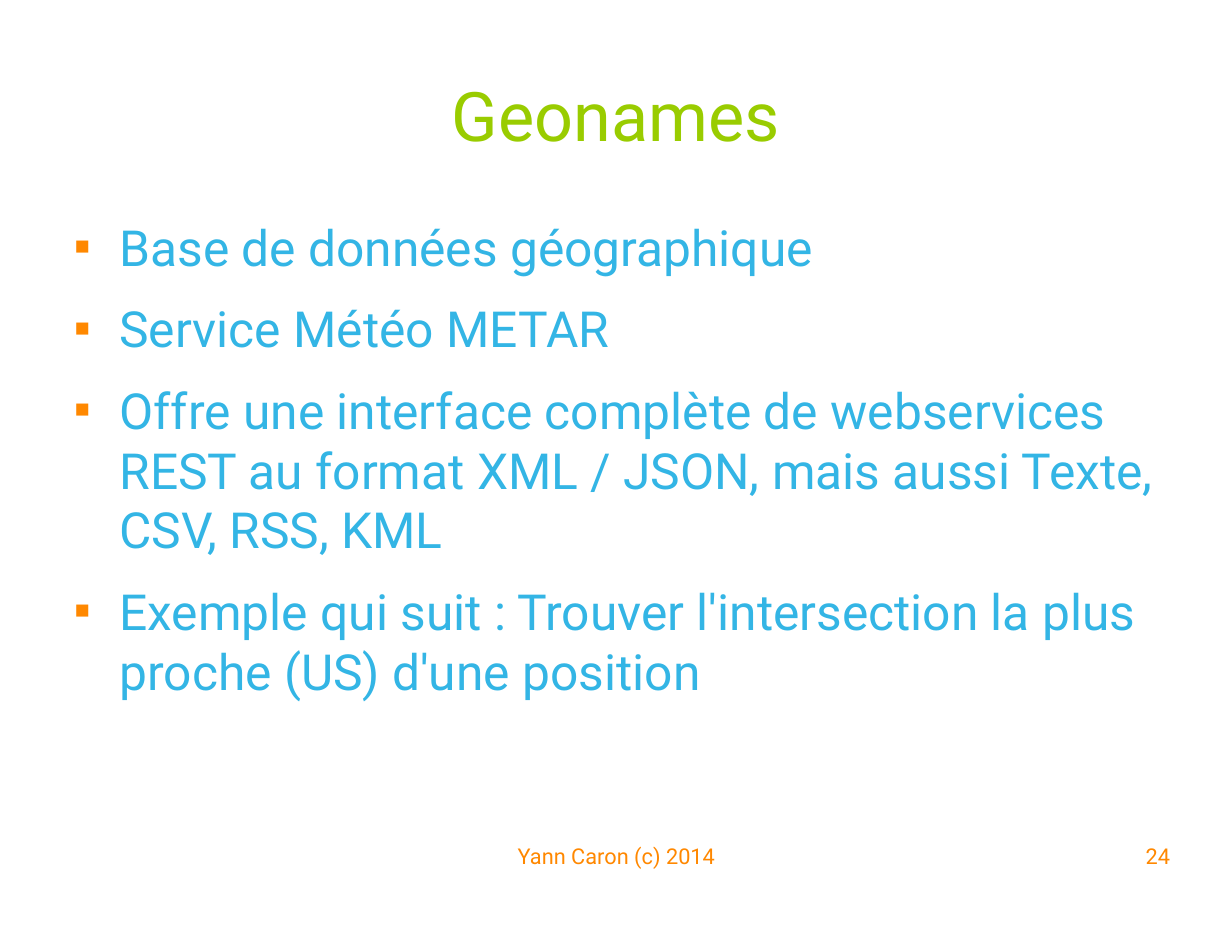
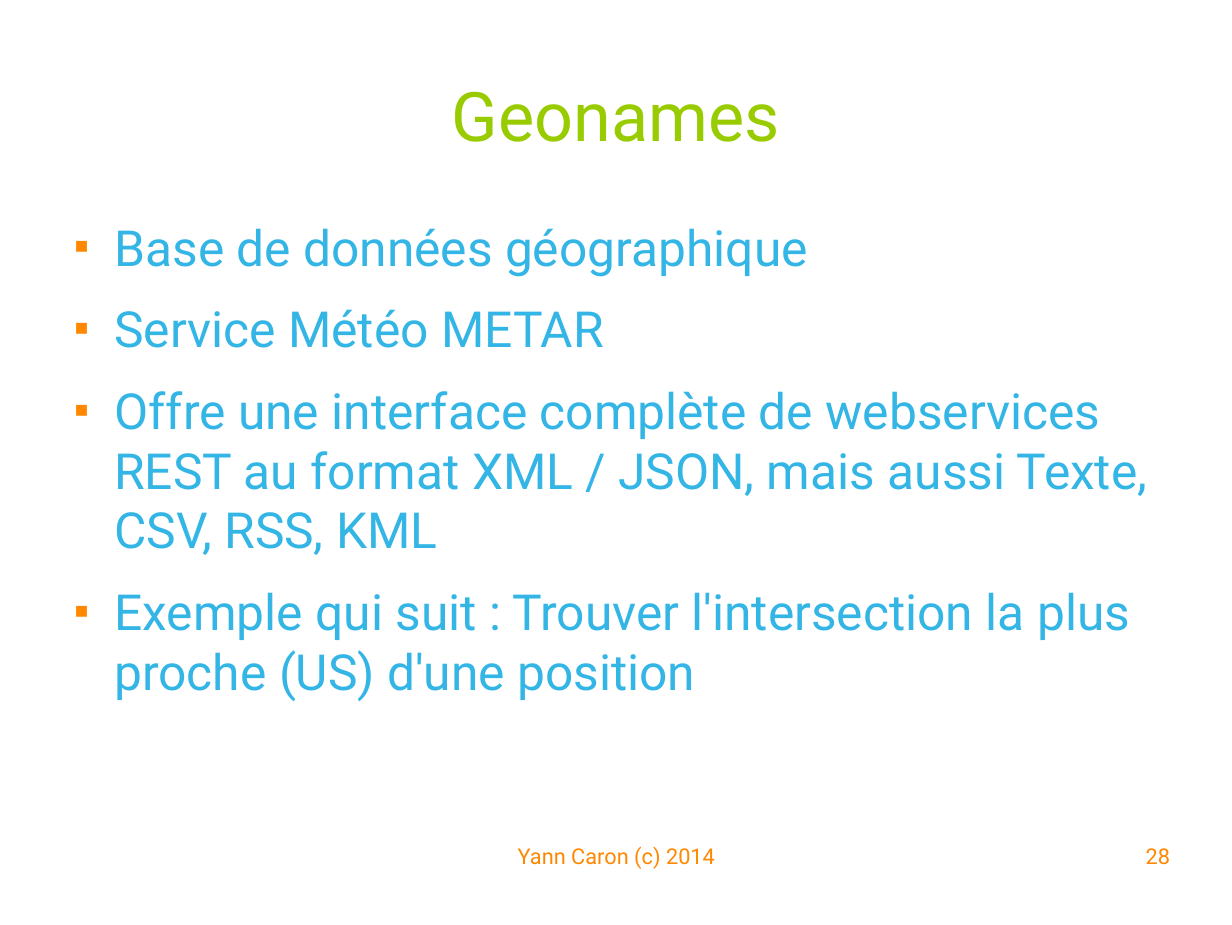
Before and after one commit to YannCaron/Android-ENSG, a slide deck: slide 28 of 09 - WebServices.odp (slide 24 before the commit). Drawn at 1232x925 pixels with LibreOffice and Linux fonts; fonts in the diff are those of the drawing; background and template pictures are left out. Boxes give left, top, right and bottom in pixels: in the first picture for what was removed or moved away, otherwise in the second. Text is boxed around its words. In the diff, an @@ line names an element or a change of style, - is before the commit and + after.

Commit message:
todo webservice

```diff
--- a/09 - WebServices.odp
+++ b/09 - WebServices.odp
@@ text "Base de données géographique" at bbox=[114, 228, 1148, 701]: indent changed @@
@@ page number at bbox=[1146, 848, 1170, 865]: text changed @@
-24
+28
```
Also in this commit, not shown: 2 other slides changed, 6 slides added, 1 other file.
